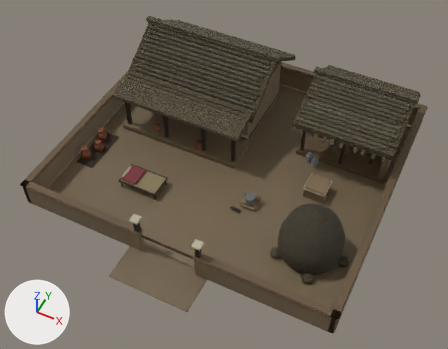
The glTF model public/assets/models/kachcha_homestead.glb: old version first, new version second.
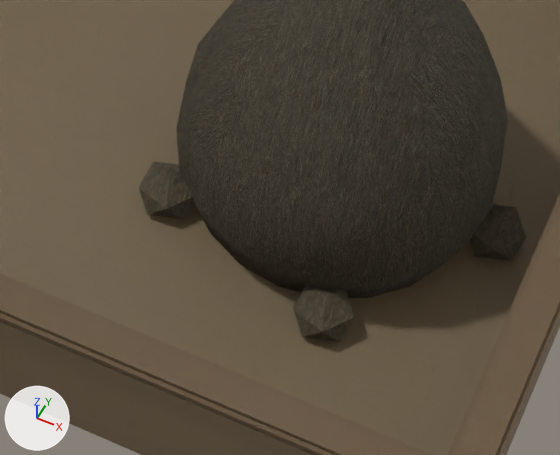
The first picture shows the older version from a 50 mm lens placed at (8.8, -18.8, 22.4), pointed at (0.3, -1.8, 1.1). The close-ups show the older and then the newer version on the part from 54% to 79% of the width and 61% to 88% of the height of that picture. Only the edits that show in the close-ups are written down. The lights are fixed; the arrows at lower left show +X, +Y and +Z. Where no turn or scale is listed for an object, it has been applied to the vertices. Vertices at exactly the same position are counted once.

In view in the first close-up: 'hb_main', 'hb_props'.
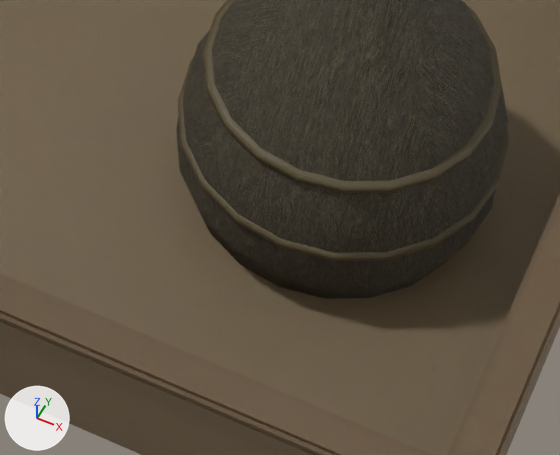
Where the newer file only moved an object's origin or applied its transform, the numbers keep the older frame.

Where the change shows, as pixel boxes (x1, y1, x2, y2) in the close-ups (560 x 455 px):
'hb_props', reshaped
    before: (139, 0, 526, 342)
    after: (176, 0, 508, 298)
part 1 of me_house, added
    after: (178, 57, 509, 261)
part 2 of me_house, added
    after: (203, 0, 502, 193)
part 3 of me_roof, deleted (brown)
    before: (139, 161, 194, 219)
part 4 of me_roof, deleted
    before: (469, 204, 526, 261)
part 5 of me_roof, deleted (brown)
    before: (293, 285, 354, 342)
part 6 of me_roof, surface changed
    both: (178, 0, 506, 296)

The change in detail:
me_house is used by ob_hb_main; location (0.0, -0.68, 2.17).
me_house had 3714 vertices, 7080 faces and spanned x -7.5..7.5, y -7.5..7.5, z -2.2..2.2.
me_house now has 3874 vertices, 7392 faces and spans x -7.5..7.5, y -7.5..7.5, z -2.2..2.2.
me_house part 1: a new loose piece of 80 vertices spanning x 3.8..6.6, y -4.0..-1.1, z -1.3..-1.2, in mat_hb_main.
me_house part 2: a new loose piece of 80 vertices spanning x 3.9..6.5, y -3.8..-1.3, z -0.6..-0.5, in mat_hb_main.
me_roof is used by ob_hb_props; location (0.3, 0.749, 2.14).
me_roof had 1062 vertices, 1664 faces and spanned x -6.9..6.9, y -5.63..5.63, z -2.16..2.16.
me_roof now has 1002 vertices, 1564 faces and spans x -6.9..6.9, y -5.37..5.63, z -2.14..2.16.
me_roof part 3: the loose piece of 12 vertices spanning x 3.41..3.95, y -5.08..-4.57, z -2.16..-1.72 is deleted.
me_roof part 4: the loose piece of 12 vertices spanning x 6.13..6.67, y -4.2..-3.69, z -2.16..-1.72 is deleted.
me_roof part 5: the loose piece of 12 vertices spanning x 5.09..5.63, y -5.63..-5.12, z -2.16..-1.72 is deleted.
me_roof part 6: 1116 kept faces spanning x -6.9..6.9, y -5.37..5.63, z -2.14..2.16 get new texture (UV) coordinates.
Other edits to the shape of me_roof do not show in these pictures.
